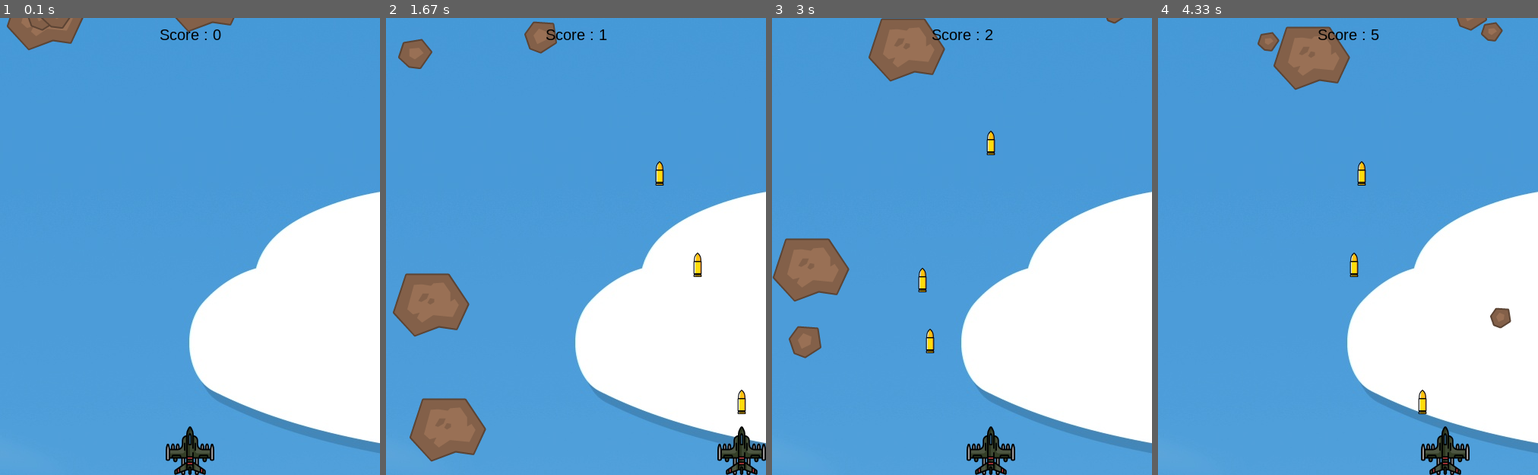
Above: before the commit, frames 1-4 (left to right).
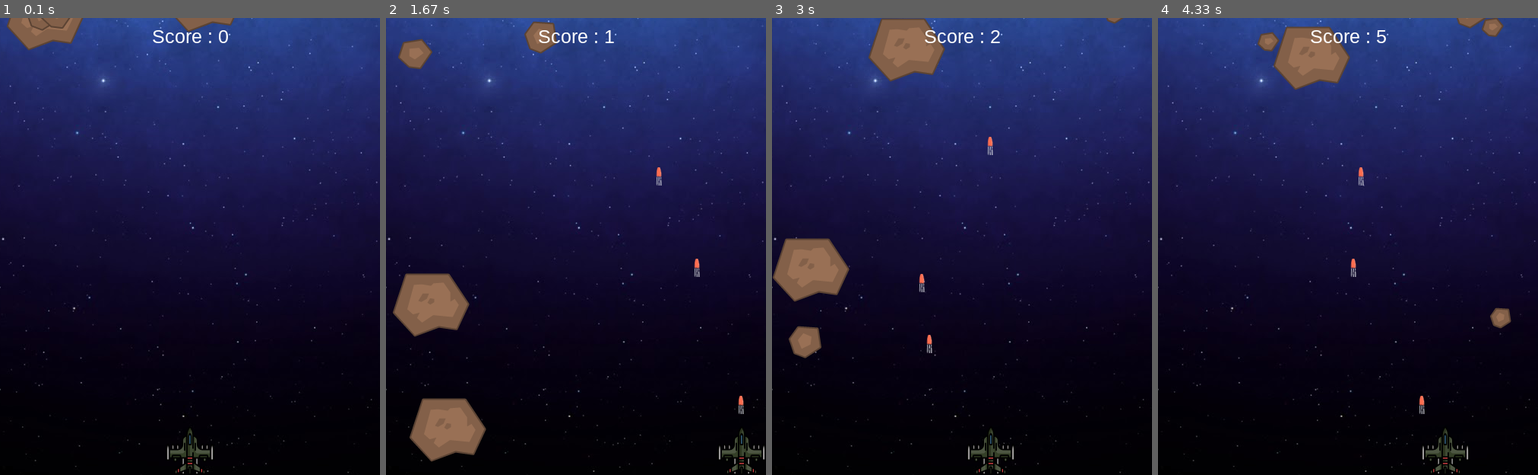
Above: after the commit, the same moments.

Repository: mytran1998/pygame
Game: pygame game, started from _my/game.py
Same seed, same stepped clock (60 frames per second), same inputs: the game is played once before the commit and once after it.
Inputs:
- Up to frame 1 (0.1 s): no input
- Up to frame 2 (1.67 s): tap Space at 0.33, 0.73, 1.03, 1.23, 1.53 s; hold Right 0.67-1.13 s; hold Right 1.17-1.63 s
- Up to frame 3 (3 s): hold Left 1.67-2.2 s; tap Space at 1.73, 2.03, 2.3, 2.6, 2.73 s; hold Left 2.23-2.63 s; hold Right from 2.67 s (still down)
- Up to frame 4 (4.33 s): tap Space at 3.03, 3.4, 3.7, 3.9, 4.2 s; release Right at 3.3 s; hold Left 3.33-3.8 s; hold Right 3.83-4.3 s

The runs differ from the first frame. In frame 1, 98% of the frame differs, in the area x 0-100%, y 0-100%; in frame 2, 95%; in frame 3, 95%; in frame 4, 97%.

Commit message:
Cap nhat so luong dan khi diem tang

Diff:
--- a/_my/bullet.py
+++ b/_my/bullet.py
@@ -1,11 +1,13 @@
 import pygame
 from pygame.sprite import Sprite
 
+bullet_list = ['images/bullet1.png','images/bullet2.png','images/bullet3.png']
+
 class Bullet(Sprite):
-    def __init__(self, screen, ship):
+    def __init__(self, screen, ship, quantity):
         super(Bullet, self).__init__()
         self.screen = screen
-        self.image = pygame.image.load('images/bullet.png')
+        self.image = pygame.image.load(bullet_list[quantity])
         self.rect = self.image.get_rect()
         self.screen_rect = screen.get_rect()
         #self.rect = pygame.Rect(0, 0, 5, 30)
--- a/_my/game.py
+++ b/_my/game.py
@@ -18,7 +18,7 @@
     def __init__(self):
         pygame.init()
         self.screen = pygame.display.set_mode((WIDTH, HEIGHT))
-        self.image = pygame.image.load('images/backgroud.jpeg')
+        self.image = pygame.image.load('images/background.png')
         self.rect = self.image.get_rect()
         # Tạo con tàu
         self.ship = Ship(self.screen)
@@ -59,6 +59,7 @@
                             sys.exit()
                         elif event.type == pygame.KEYDOWN:
                             self.score = 0
+                            game_event.create_alien(self.screen, self.aliens, 1)
                             stop = False
 
             self.update_game()
@@ -70,7 +71,7 @@
                 sys.exit()
             # Check key pressed
             elif event.type == pygame.KEYDOWN:
-                game_event.event_keydown(event, self.ship, self.screen , self.bullets)
+                game_event.event_keydown(event, self, self.ship, self.screen , self.bullets)
             # Check key released
             elif event.type == pygame.KEYUP:
                 game_event.event_keyup(event, self.ship)
@@ -85,7 +86,7 @@
         # Draw list of aliens
         game_event.draw_aline(self.aliens)
         # Hien thi diem
-        game_event.draw_score(self.screen, 'Score : {}'.format(str(self.score)), 20, WIDTH/2, 10)
+        game_event.draw_score(self.screen, 'Score : {}'.format(str(self.score)), 25, WIDTH/2, 10)
         # Make the most recently drawn screen visible.
         pygame.display.flip()
 
--- a/_my/game_event.py
+++ b/_my/game_event.py
@@ -6,15 +6,17 @@
 import random
 
 BLACK = (0, 0, 0)
+WHITE = (255,255,255)
+font_name = pygame.font.match_font('arial')
 
-def event_keydown(event, ship, screen, bullets):
+def event_keydown(event, game ,ship, screen, bullets):
     if event.key == pygame.K_RIGHT:
         ship.moving_right = True
     # Move the ship to the left by activating 'direction' flag
     elif event.key == pygame.K_LEFT:
         ship.moving_left = True
     elif event.key == pygame.K_SPACE:
-    	create_bullet(screen, ship, bullets)
+    	create_bullet(screen, game, ship, bullets)
 
 def event_keyup(event, ship):
     # Stop the ship by activating 'direction' flag
@@ -24,9 +26,13 @@
     elif event.key == pygame.K_LEFT:
         ship.moving_left = False
 
-def create_bullet(screen, ship, bullets):
+def create_bullet(screen, game, ship, bullets):
 	# Tạo mới viên đạn và thêm vào group bullets
-    bullet = Bullet(screen, ship)
+    bullet = Bullet(screen, ship, 0)
+    if game.score >= 30 and game.score <= 60:
+        bullet = Bullet(screen, ship, 1)
+    elif game.score > 60:
+        bullet = Bullet(screen, ship, 2)
     bullets.add(bullet)
 
 def update_and_delete_bullet(game, bullets):
@@ -68,16 +74,15 @@
 	return False
 
 # Phần hiển thị điểm
-font_name = pygame.font.match_font('arial')
 def draw_score(screen, text, size, x, y):
 	font = pygame.font.Font(font_name, size)
-	text_surface = font.render(text, True, BLACK)
+	text_surface = font.render(text, True, WHITE)
 	text_rect = text_surface.get_rect()
 	text_rect.midtop = (x, y)
 	screen.blit(text_surface, text_rect)
 
 # Hiển thị màn hình kết thúc
 def draw_game_over(screen):
-	draw_score(screen, "Ban da thua!", 20, screen.get_width() / 2, screen.get_height() / 2)
-	draw_score(screen, "Nhan phim bat ki de choi lai ...", 20, screen.get_width()/2, screen.get_height()/2 + 40)
+	draw_score(screen, "Ban da thua!", 25, screen.get_width() / 2, screen.get_height() / 2)
+	draw_score(screen, "Nhan phim bat ki de choi lai ...", 25, screen.get_width()/2, screen.get_height()/2 + 40)
 	pygame.display.flip()
Binary file removed: _my/images/alien.bmp
Binary file removed: _my/images/backgroud.jpeg
Binary file added: _my/images/background.png
Binary file removed: _my/images/bullet.png
Binary file added: _my/images/bullet1.png
Binary file added: _my/images/bullet2.png
Binary file added: _my/images/bullet3.png
Binary file added: _my/images/loading.png
Binary file removed: _my/images/ship.bmp
